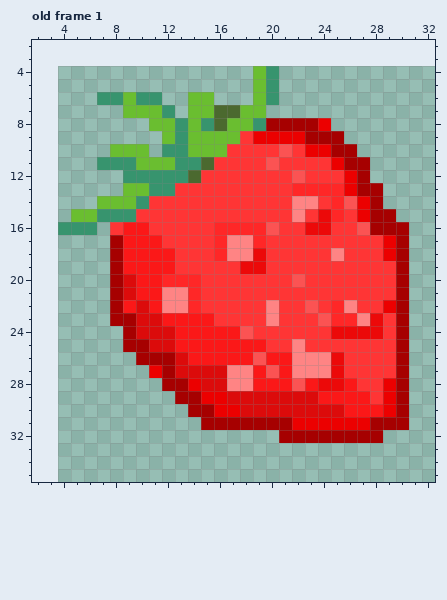
One commit to this pixel-art file: assets/strawberry.ase. The picture above is the old version.
32x32 pixels, 1 frame. Shown: old frame 1: x 2..32, y 2..35. The old version is drawn lined up with the new one, on the new canvas. The commit also changed other frames, which this record leaves out.
The result:
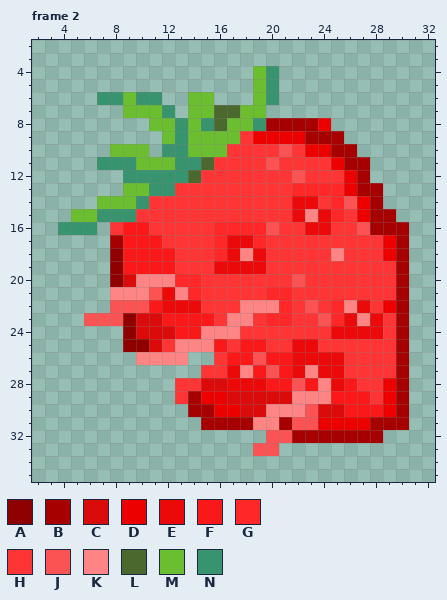
Palette (. is transparent): A #8f0000  B #a60000  C #dc0b0b  D #ec0000  E #ec0909  F #fb1818  G #ff2727  H #ff3535  J #fb5353  K #ff8484  L #4b692f  M #6abe30  N #37946e
A new or re-ordered frame is compared with the old frame closest to it.
Edits made:
canvas 32x32 -> 40x40, the old top-left corner now at 4,4
frames 1 -> 4
Frame 2 is new; against old frame 1:
Colour A replaces colour B in rows 18 to 20 at x 8; in rows 23 to 24 at x 9; in row 25 at x 9 to 10.
Colour E replaces colour F in row 28 at x 19.
Colour E replaces colour G in row 22 at x 14; in row 23 at x 26.
Colour E replaces colour H in row 19 at x 16 to 17; in row 22 at x 27; in row 25 at x 23.
Colour E replaces colour K in row 14 at x 22 to 23; in row 15 at x 22; in row 17 at x 17 to 18; in row 18 at x 17; in row 21 at x 12; in row 22 at x 12 to 13.
Colour E replaces colour K in row 25 at x 22; in row 26 at x 22 to 24; in row 27 at x 17, 22 and 24; in row 28 at x 17 to 18.
Colour G replaces colour H in row 21 at x 20 to 21; in rows 22 to 23 at x 21.
Colour G replaces colour K in row 23 at x 20.
Colour H replaces colour B in rows 28 to 29 at x 13.
Colour H replaces colour C in row 25 at x 12; in row 27 at x 15 to 16.
Colour H replaces colour D in row 28 at x 14.
Colour H replaces colour F in row 25 at x 17; in row 26 at x 16.
Colour H replaces colour J in row 24 at x 18.
Colour J is added in row 23 at x 6 to 7; in row 32 at x 20; in row 33 at x 19 to 20.
Colour J replaces colour B in rows 22 to 23 at x 8; in row 32 at x 21.
Colour J replaces colour C in row 22 at x 10; in row 30 at x 23.
Colour J replaces colour D in row 31 at x 22 to 23.
Colour J replaces colour F in row 21 at x 11; in row 22 at x 9.
Colour K replaces colour B in row 21 at x 8; in row 26 at x 10 to 12; in row 31 at x 19 to 20.
Colour K replaces colour C in row 21 at x 9; in row 26 at x 13; in row 29 at x 22 to 23; in row 30 at x 20 to 22.
Colour K replaces colour E in row 28 at x 24.
Colour K replaces colour F in row 20 at x 10 to 11; in row 21 at x 10; in row 24 at x 15 to 17; in row 25 at x 13 to 15; in row 29 at x 24.
Colour K replaces colour G in row 20 at x 12.
Colour K replaces colour H in row 15 at x 23; in row 22 at x 18 to 19; in row 23 at x 17 to 18.
Colour B is removed in rows 27 to 28 at x 12.
Colour C is removed in row 27 at x 13 to 14.
Colour D is removed in row 27 at x 11.
Colour F is removed in row 26 at x 14 to 15.
